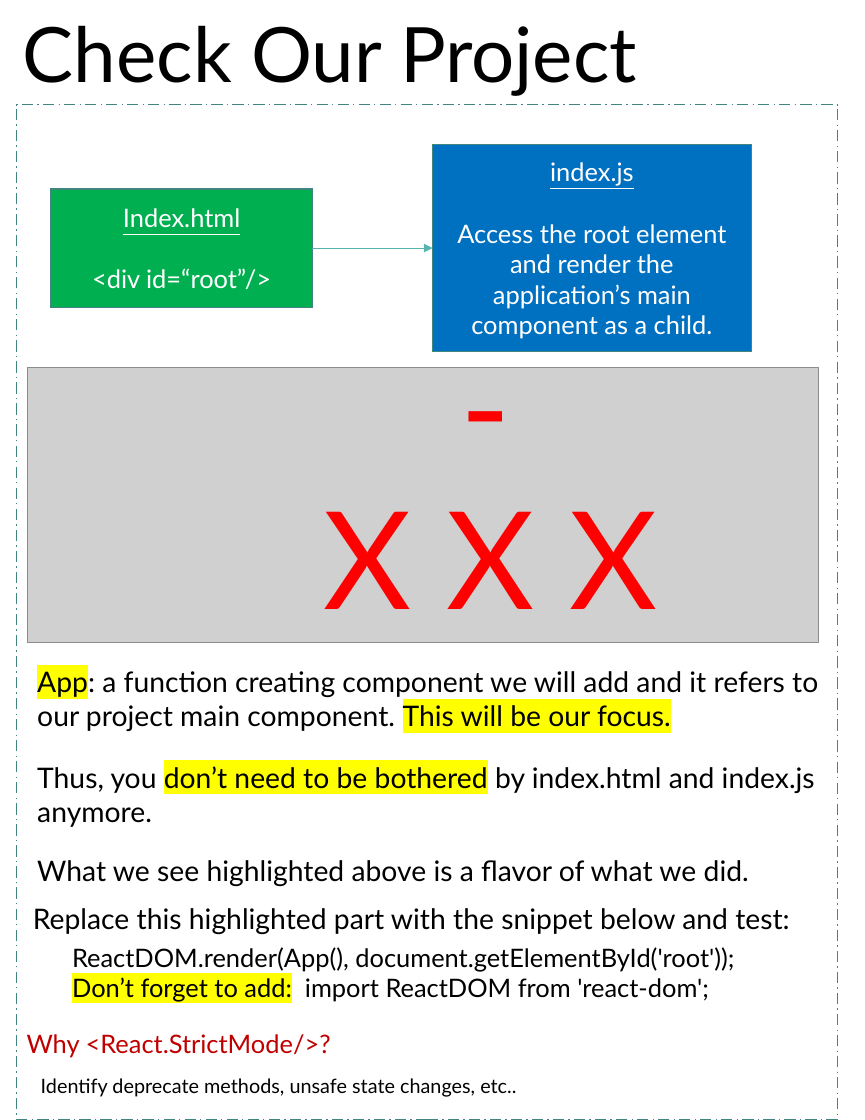
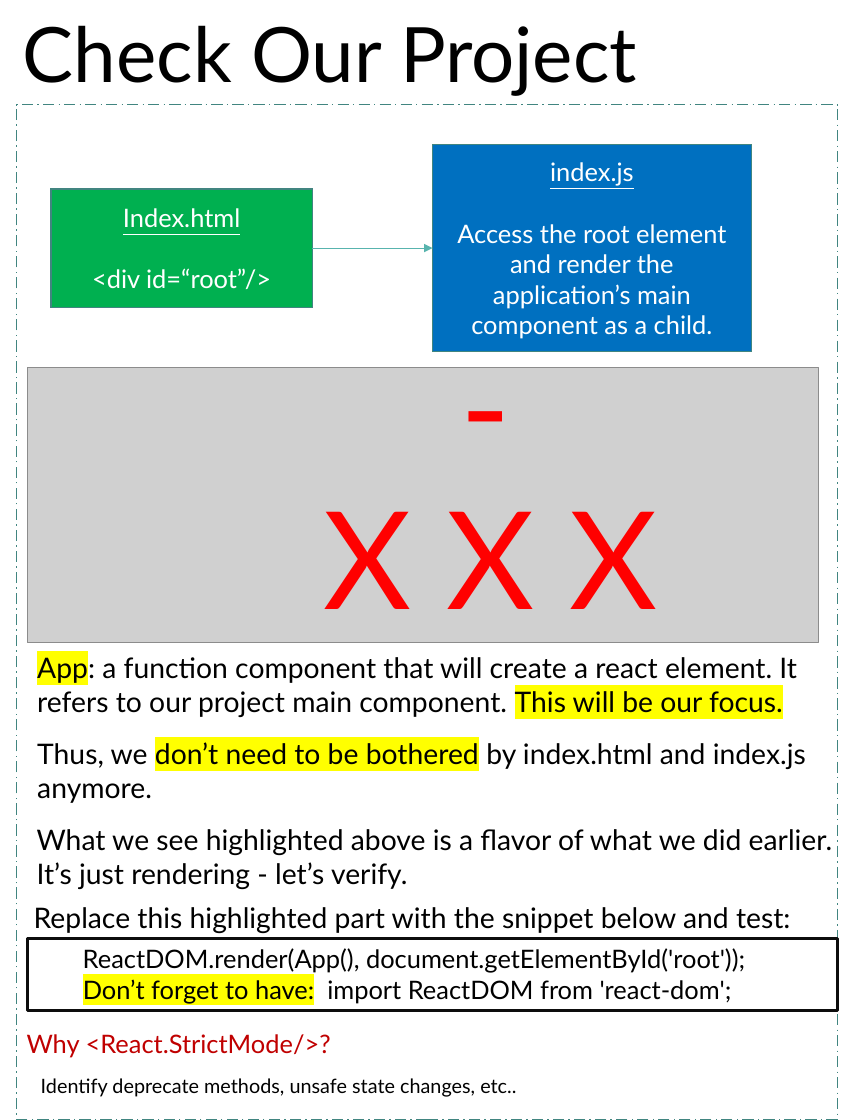
Before and after one commit to scorpion0511/mytracker, a slide deck: slide 19 of doc/React.pptx. Drawn at 865x1120 pixels with LibreOffice and Linux fonts; fonts in the diff are those of the drawing; grey boxes stand for pictures. Boxes give left, top, right and bottom in pixels: in the first picture for what was removed or moved away, otherwise in the second. Text is boxed around its words. In the diff, an @@ line names an element or a change of style, - is before the commit and + after.

Commit message:
presentation

```diff
--- a/doc/React.pptx
+++ b/doc/React.pptx
@@ text at bbox=[37, 654, 797, 717]: text changed @@
-App: a function creating component we will add and it refers to our project main component. This will be our focus.
+App: a function component that will create a react element. It refers to our project main component. This will be our focus.
@@ text at bbox=[37, 742, 806, 803]: text changed @@
-Thus, you don’t need to be bothered by index.html and index.js anymore.
+Thus, we don’t need to be bothered by index.html and index.js anymore.
@@ text at bbox=[37, 829, 833, 889]: text changed @@
-What we see highlighted above is a flavor of what we did.
+What we see highlighted above is a flavor of what we did earlier. It’s just rendering - let’s verify.
@@ rectangle "ReactDOM.render(App(), document.getElementById('root')); Don ...": place and size @@
-rectangle "ReactDOM.render(App(), document.getElementById('root')); Don ..." at bbox=[72, 947, 734, 1002]
+rectangle "ReactDOM.render(App(), document.getElementById('root')); Don ..." at bbox=[27, 938, 839, 1011]
@@ rectangle "ReactDOM.render(App(), document.getElementById('root')); Don ..." at bbox=[27, 938, 839, 1011]: outline none to #0D0D0D 2.25 pt @@
@@ text in rectangle at bbox=[83, 948, 745, 1004]: text changed @@
-ReactDOM.render(App(), document.getElementById('root'));
-Don’t forget to add: import ReactDOM from 'react-dom';
+ReactDOM.render(App(), document.getElementById('root'));
+Don’t forget to have: import ReactDOM from 'react-dom';
```
Also in this commit, not shown: 3 other slides changed, 1 slide added.
